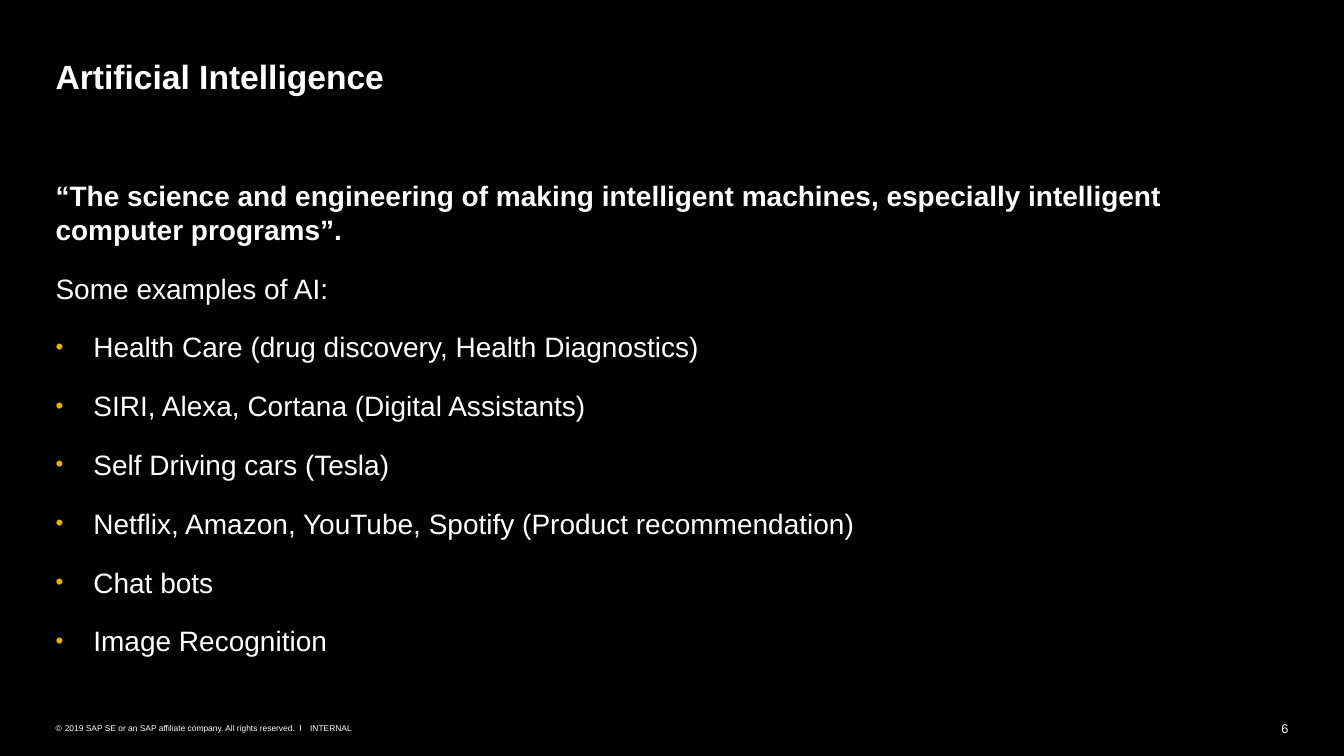
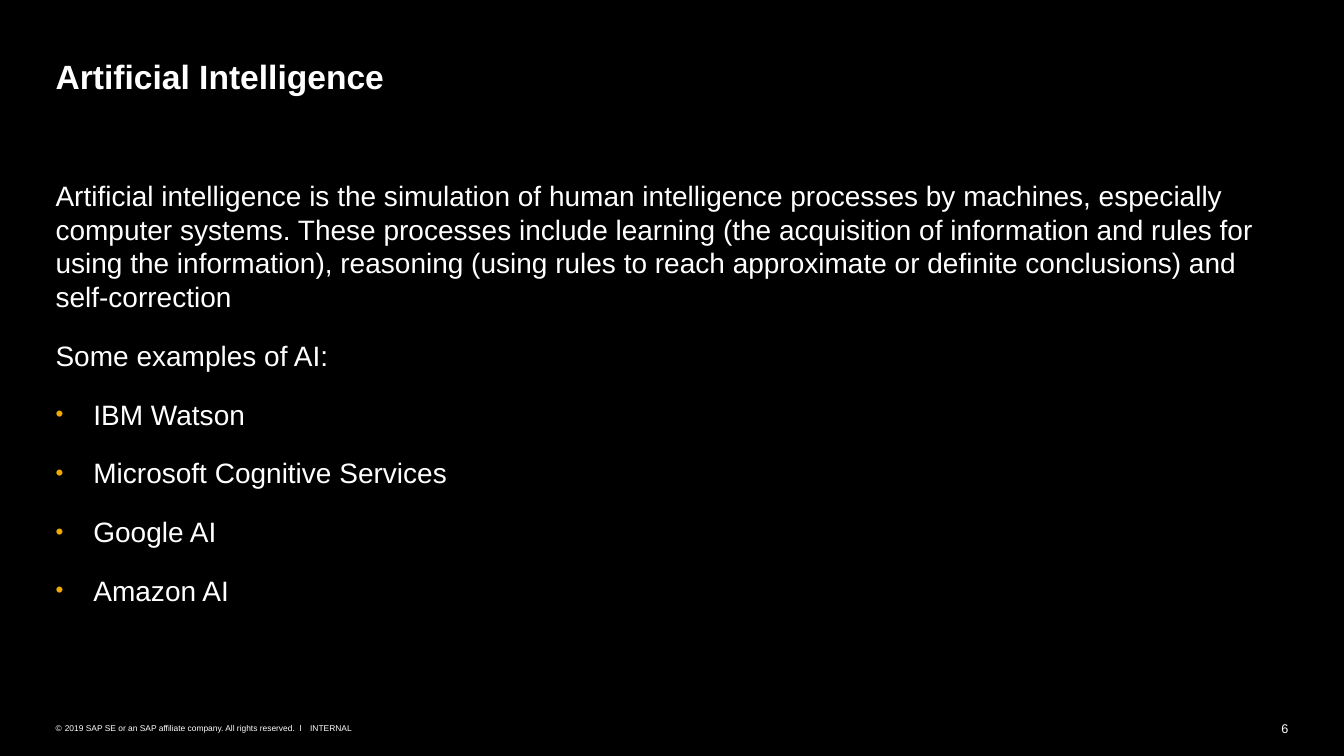
Before and after one commit to SherwinVarghese/Machine-Learning-TechknowSchool, a slide deck: slide 6 of Intro To ML and Data Science/Overview.pptx. Drawn at 1344x756 pixels with LibreOffice and Linux fonts; fonts in the diff are those of the drawing. Boxes give left, top, right and bottom in pixels: in the first picture for what was removed or moved away, otherwise in the second. Text is boxed around its words. In the diff, an @@ line names an element or a change of style, - is before the commit and + after.

```diff
--- a/Intro To ML and Data Science/Overview.pptx
+++ b/Intro To ML and Data Science/Overview.pptx
@@ text at box(56, 185, 1253, 308): text changed; bold off @@
-“The science and engineering of making intelligent machines, especially intelligent computer programs”.
+Artificial intelligence is the simulation of human intelligence processes by machines, especially computer systems. These processes include learning (the acquisition of information and rules for using the information), reasoning (using rules to reach approximate or definite conclusions) and self-correction
@@ text at box(93, 405, 446, 602): text changed @@
-• Health Care (drug discovery, Health Diagnostics)
-• SIRI, Alexa, Cortana (Digital Assistants)
-• Self Driving cars (Tesla)
-• Netflix, Amazon, YouTube, Spotify (Product recommendation)
-• Chat bots
-• Image Recognition
+• IBM Watson
+• Microsoft Cognitive Services
+• Google AI
+• Amazon AI
```
Also in this commit, not shown: 7 other slides changed, 1 slide added.
